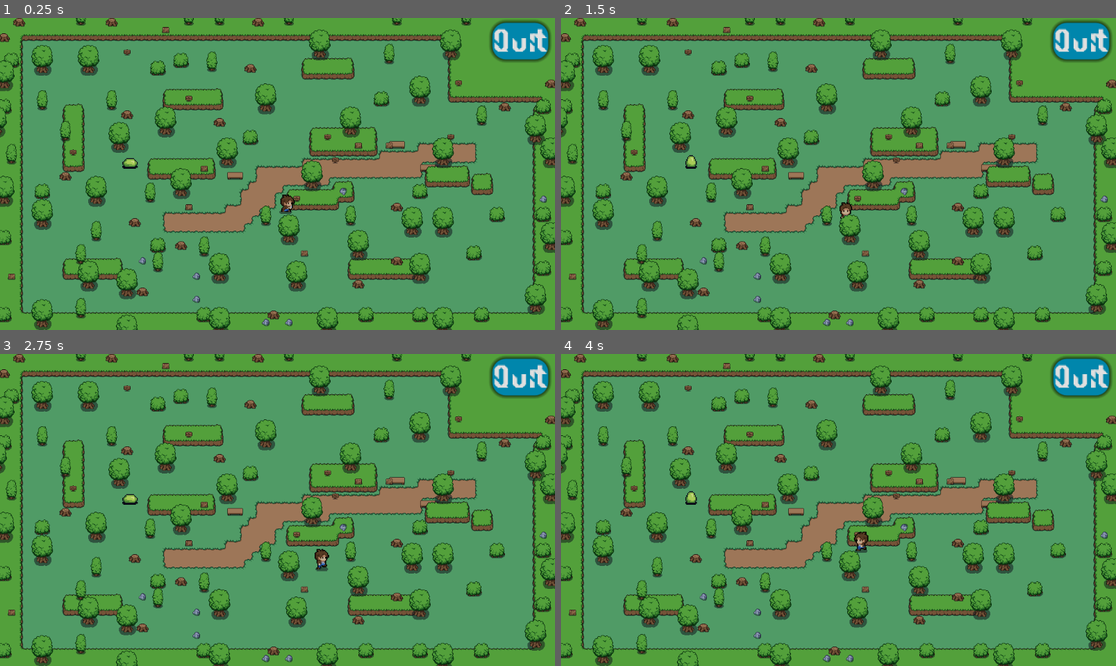
Above: before the commit, frames 1-4 (two rows, left to right).
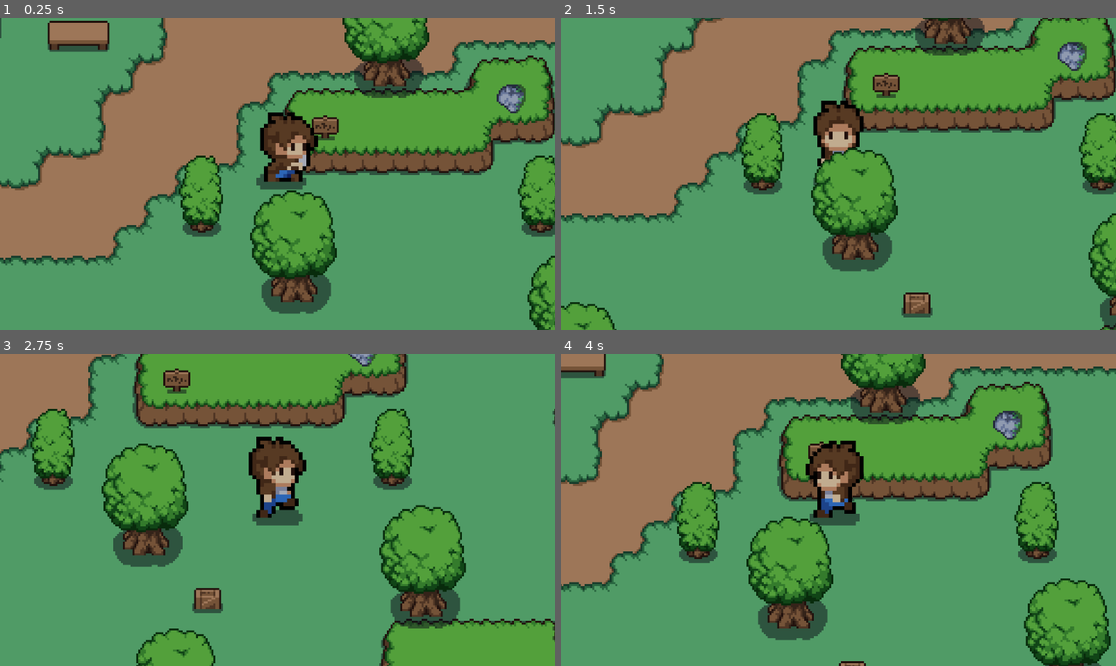
Above: after the commit, the same moments.

Repository: Elijah-eshayBaa/Final-Swords-project
Game: Godot game, scene res://Scenes/world.tscn
The game is run twice, just before and just after one commit, with the same random seed, the same clock (stepped at 60 frames per second) and the same inputs.
Inputs (mouse positions are in pixels of both pictures, inside the frame that each line leads up to):
- Up to frame 1 (0.25 s): no input
- Up to frame 2 (1.5 s): tap Enter at 0.5 s; move the mouse to (960, 158) at 0.52 s; hold D (right) 0.53-1.28 s; click (960, 158) at 0.6 s; move the mouse to (727, 189) at 1.27 s; hold S (down) from 1.28 s (still down); click (727, 189) at 1.35 s
- Up to frame 3 (2.75 s): move the mouse to (333, 441) at 2.02 s; release S (down) at 2.03 s; hold D (right) from 2.03 s (still down); click (333, 441) at 2.1 s
- Up to frame 4 (4 s): move the mouse to (810, 572) at 2.77 s; release D (right) at 2.78 s; hold W (up) 2.78-3.53 s; click (810, 572) at 2.85 s; move the mouse to (1005, 556) at 3.52 s; hold A (left) from 3.53 s (still down); click (1005, 556) at 3.6 s

The runs differ from the first frame. In frame 1, 69% of the frame differs, in the area x 0-100%, y 0-100%; in frame 2, 64%; in frame 3, 59%; in frame 4, 71%.

Commit message:
pause menu
50% done

Diff:
--- a/Scenes/world.tscn
+++ b/Scenes/world.tscn
@@ -1,12 +1,12 @@
-[gd_scene load_steps=16 format=3 uid="uid://tfofcupq6yqa"]
+[gd_scene load_steps=12 format=3 uid="uid://tfofcupq6yqa"]
 
 [ext_resource type="Texture2D" uid="uid://bqdevuqc8ybup" path="res://Scenes/tilesets/plains.png" id="1_3pv16"]
+[ext_resource type="Script" path="res://Scenes/world.gd" id="1_q4te4"]
 [ext_resource type="Texture2D" uid="uid://ucgex4oet3k6" path="res://Scenes/tilesets/grass.png" id="2_lnbt2"]
 [ext_resource type="Texture2D" uid="uid://du8eta0kvkjq2" path="res://Scenes/objects/objects.png" id="3_3i14y"]
 [ext_resource type="PackedScene" uid="uid://c06r0er0a6qqm" path="res://player.tscn" id="4_8kb7q"]
 [ext_resource type="PackedScene" uid="uid://ndg5esktgibo" path="res://enemy.tscn" id="5_bqrvy"]
-[ext_resource type="FontFile" uid="uid://b1rpworgl7x2p" path="res://StepalangeShort-p7GZd.otf" id="6_q8xry"]
-[ext_resource type="Script" path="res://Scenes/quit_button.gd" id="7_2m12f"]
+[ext_resource type="PackedScene" uid="uid://cqcg8mw3fs4ap" path="res://pause_menu.tscn" id="7_3hi1u"]
 
 [sub_resource type="TileSetAtlasSource" id="TileSetAtlasSource_qlmbt"]
 texture = ExtResource("1_3pv16")
@@ -115,40 +115,17 @@
 sources/1 = SubResource("TileSetAtlasSource_mnjd8")
 sources/2 = SubResource("TileSetAtlasSource_6gmo7")
 
-[sub_resource type="StyleBoxEmpty" id="StyleBoxEmpty_mtign"]
-
-[sub_resource type="StyleBoxFlat" id="StyleBoxFlat_eidom"]
-bg_color = Color(3.1285e-07, 0.299639, 0.418117, 1)
-corner_radius_top_left = 14
-corner_radius_top_right = 14
-corner_radius_bottom_right = 14
-corner_radius_bottom_left = 14
-shadow_size = 4
-
-[sub_resource type="StyleBoxFlat" id="StyleBoxFlat_evoex"]
-bg_color = Color(1.37173e-06, 0.232968, 0.306794, 1)
-corner_radius_top_left = 14
-corner_radius_top_right = 14
-corner_radius_bottom_right = 14
-corner_radius_bottom_left = 14
-shadow_size = 4
-
-[sub_resource type="StyleBoxFlat" id="StyleBoxFlat_8218s"]
-bg_color = Color(4.62055e-06, 0.526898, 0.676079, 1)
-corner_radius_top_left = 14
-corner_radius_top_right = 14
-corner_radius_bottom_right = 14
-corner_radius_bottom_left = 14
-shadow_size = 4
-
 [node name="world" type="Node2D"]
 y_sort_enabled = true
 scale = Vector2(2, 2)
+script = ExtResource("1_q4te4")
 
 [node name="TileMap" type="TileMap" parent="."]
 y_sort_enabled = true
-position = Vector2(4, 2.5)
+position = Vector2(11, 30)
+scale = Vector2(0.5, 0.5)
 tile_set = SubResource("TileSet_oqvpk")
+rendering_quadrant_size = 1
 collision_animatable = true
 format = 2
 layer_0/name = "ground"
@@ -170,21 +147,10 @@
 [node name="enemy" parent="." instance=ExtResource("5_bqrvy")]
 position = Vector2(135, 148.5)
 
-[node name="QuitButton" type="Button" parent="."]
-light_mask = 1023
-visibility_layer = 1023
-offset_left = 511.0
-offset_top = 4.5
-offset_right = 569.0
-offset_bottom = 42.5
-size_flags_vertical = 2
-theme_override_fonts/font = ExtResource("6_q8xry")
-theme_override_font_sizes/font_size = 40
-theme_override_styles/focus = SubResource("StyleBoxEmpty_mtign")
-theme_override_styles/hover = SubResource("StyleBoxFlat_eidom")
-theme_override_styles/pressed = SubResource("StyleBoxFlat_evoex")
-theme_override_styles/normal = SubResource("StyleBoxFlat_8218s")
-text = "Quit"
-script = ExtResource("7_2m12f")
+[node name="Camera2D" type="Camera2D" parent="."]
 
-[connection signal="pressed" from="QuitButton" to="QuitButton" method="_on_pressed"]
+[node name="PauseMenu" parent="Camera2D" instance=ExtResource("7_3hi1u")]
+offset_left = 204.5
+offset_top = 120.5
+offset_right = 204.5
+offset_bottom = 120.5
--- a/player.tscn
+++ b/player.tscn
@@ -447,6 +447,10 @@
 [node name="deal_attack_timer" type="Timer" parent="."]
 wait_time = 0.439
 
+[node name="Camera2D" type="Camera2D" parent="."]
+ignore_rotation = false
+zoom = Vector2(4, 4)
+
 [connection signal="body_entered" from="player_hitbox" to="." method="_on_player_hitbox_body_entered"]
 [connection signal="body_exited" from="player_hitbox" to="." method="_on_player_hitbox_body_exited"]
 [connection signal="timeout" from="attack_cooldown" to="." method="_on_attack_cooldown_timeout"]
--- a/project.godot
+++ b/project.godot
@@ -46,6 +46,11 @@
 "events": [Object(InputEventMouseButton,"resource_local_to_scene":false,"resource_name":"","device":-1,"window_id":0,"a …(258 unchanged characters)…
 ]
 }
+pause={
+"deadzone": 0.5,
+"events": [Object(InputEventKey,"resource_local_to_scene":false,"resource_name":"","device":-1,"window_id":0,"alt_pressed":false,"shift_pressed":false,"ctrl_pressed":false,"meta_pressed":false,"pressed":false,"keycode":0,"physical_keycode":4194305,"key_label":0,"unicode":0,"location":0,"echo":false,"script":null)
+]
+}
 
 [rendering]
 
Not shown, added: pau365C.tmp
Not shown, added: pau82DA.tmp
